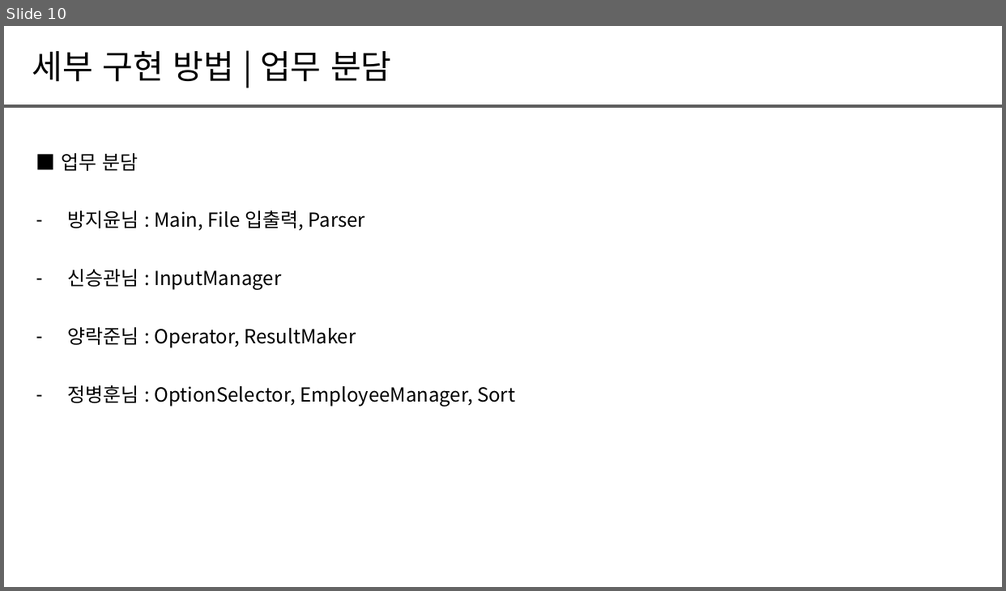
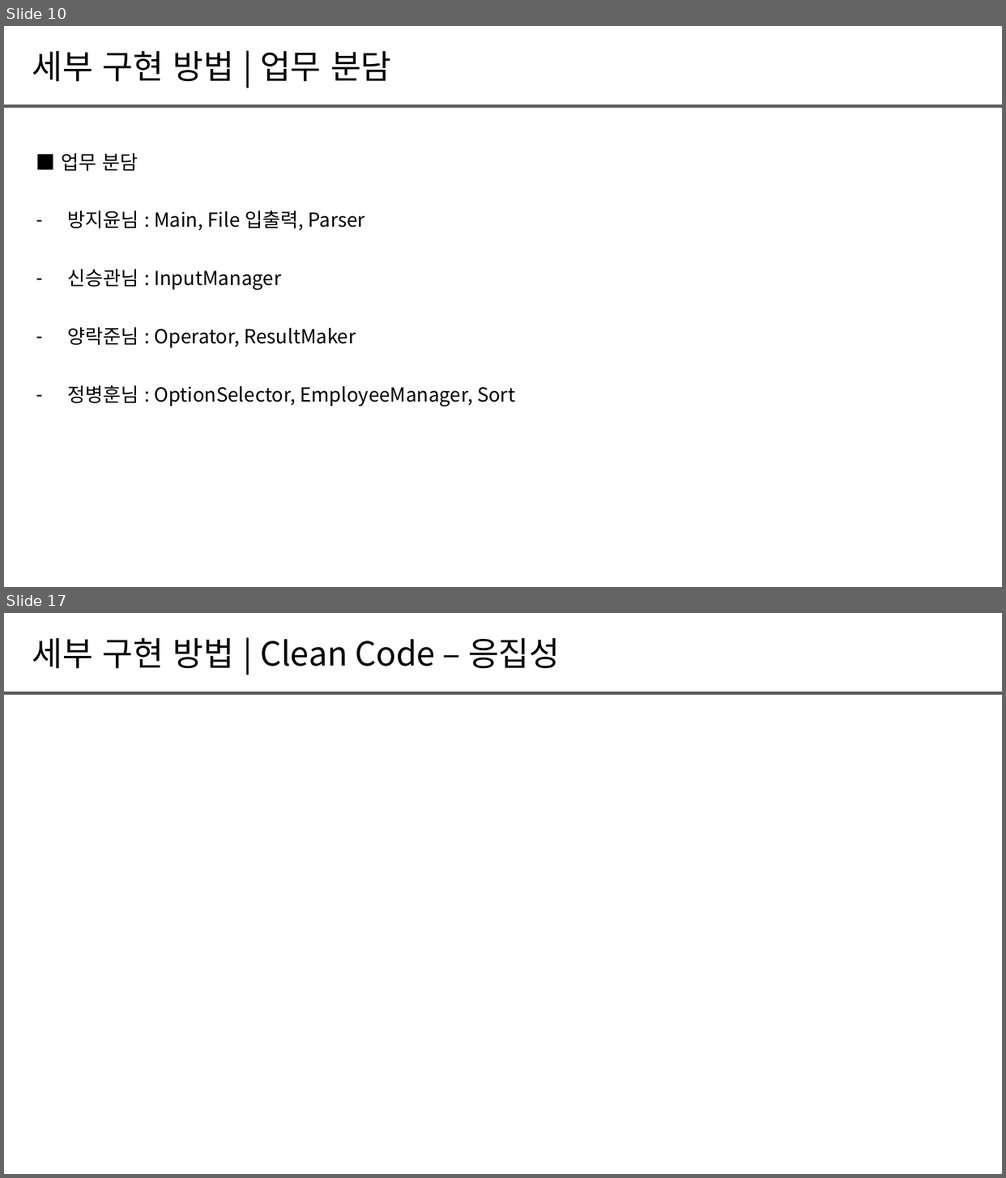
Before and after one commit to Rakjunyang/BeautifulCode, a slide deck: 팀프로젝트＿발표양식_B조.pptx. Shown one above the other, each under a label of ours: slide 10 before the commit, slides 10 and 17 after it; the slides between them are not shown. The pictures are 1006x591 and 1006x1178 pixels, drawn with LibreOffice and Linux fonts; fonts in the diff are those of the drawing. Boxes give left, top, right and bottom in pixels: in the first picture for what was removed or moved away, otherwise in the second. Text is boxed around its words. In the diff, an @@ line names an element or a change of style, - is before the commit and + after.

```diff
--- a/팀프로젝트＿발표양식_B조.pptx
+++ b/팀프로젝트＿발표양식_B조.pptx
@@ slide 17 added at bbox=[4, 613, 1002, 1174], background #FFFFFF @@
@@ text added at bbox=[32, 638, 560, 669], 24 pt, text #000000 @@
+세부 구현 방법 | Clean Code – 응집성
@@ line added from (4, 693) to (1002, 693), #5F5F5F 2 pt @@
```
Also in this commit, not shown: 1 slide changed, 12 other slides added.
